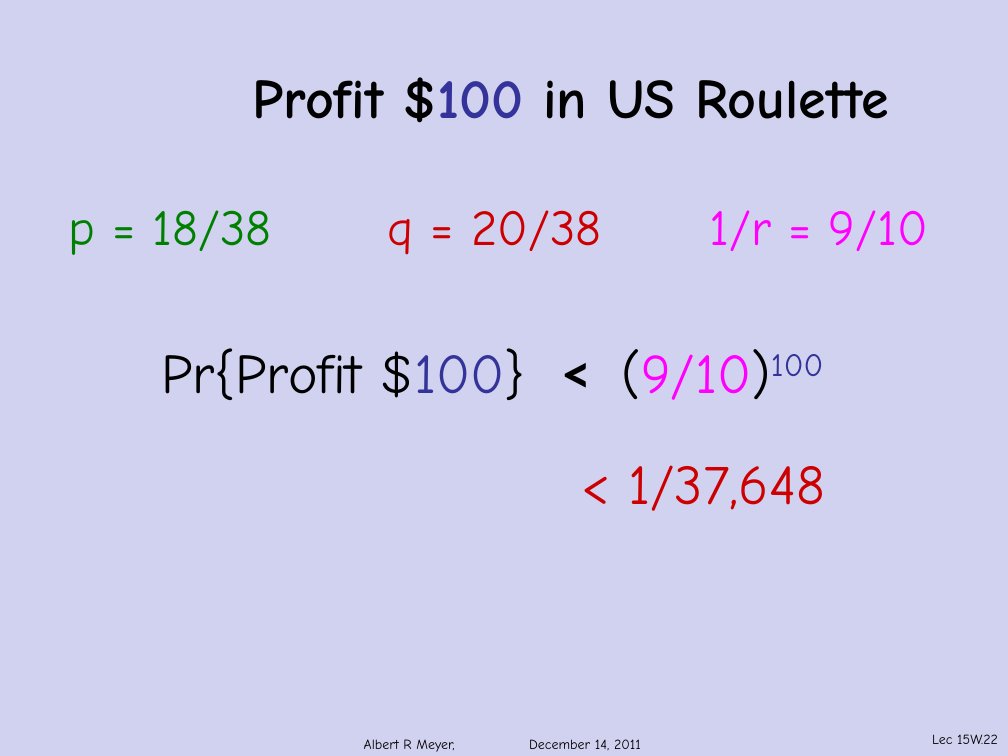
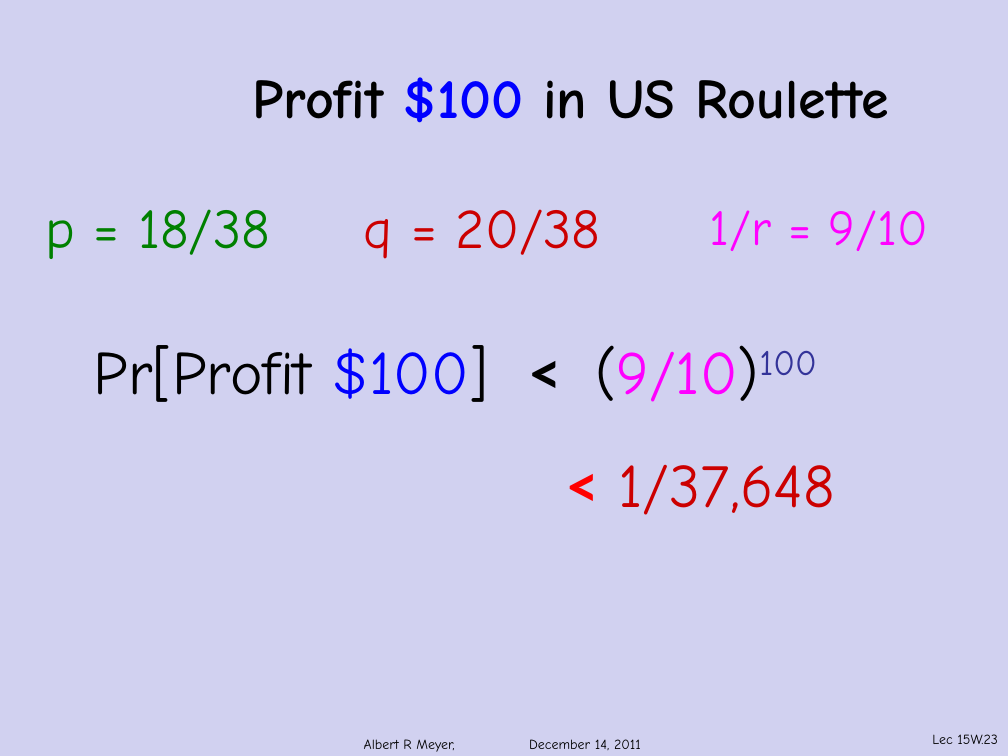
Before and after one commit to armeyer/mcs_web, a slide deck: slide 23 of fall11/slidesF11/slides15w.pptx (slide 22 before the commit). Drawn at 1008x756 pixels with LibreOffice and Linux fonts; fonts in the diff are those of the drawing; background and template pictures are left out. Boxes give left, top, right and bottom in pixels: in the first picture for what was removed or moved away, otherwise in the second. Text is boxed around its words. In the diff, an @@ line names an element or a change of style, - is before the commit and + after.

```diff
--- a/fall11/slidesF11/slides15w.pptx
+++ b/fall11/slidesF11/slides15w.pptx
@@ title "Profit $100 in US Roulette" at <box>253,77,889,123</box>: text colour #000000 to #0000FF, text colour #333399 to #0000FF in "$100" @@
@@ text "p = 18/38": place and size @@
-text "p = 18/38" at <box>69,210,271,255</box>
+text "p = 18/38" at <box>45,209,270,259</box>
@@ text "p = 18/38" at <box>45,209,270,259</box>: size 36 to 40 pt @@
@@ text "q = 20/38" at <box>364,209,601,259</box>: size 36 to 40 pt @@
@@ text "q = 20/38": place and size @@
-text "q = 20/38" at <box>388,210,601,255</box>
+text "q = 20/38" at <box>364,209,601,259</box>
@@ text at <box>94,345,817,402</box>: text changed; size 40 to 44 pt @@
-Pr{Profit $100} < (9/10)100
+Pr[Profit $100] < (9/10)100
@@ text "< 1/37,648": place and size @@
-text "< 1/37,648" at <box>628,465,825,511</box>
+text "< 1/37,648" at <box>619,464,836,515</box>
@@ text "< 1/37,648" at <box>619,464,836,515</box>: size 40 to 44 pt; font Comic Neue to Calibri, text colour #CC0000 to #FF0000, bold on in "<" @@
@@ page number at <box>932,734,998,744</box>: text changed @@
-Lec 15W.22
+Lec 15W.23
```
Also in this commit, not shown: 19 other slides changed, 6 slides added, 1 other file.
